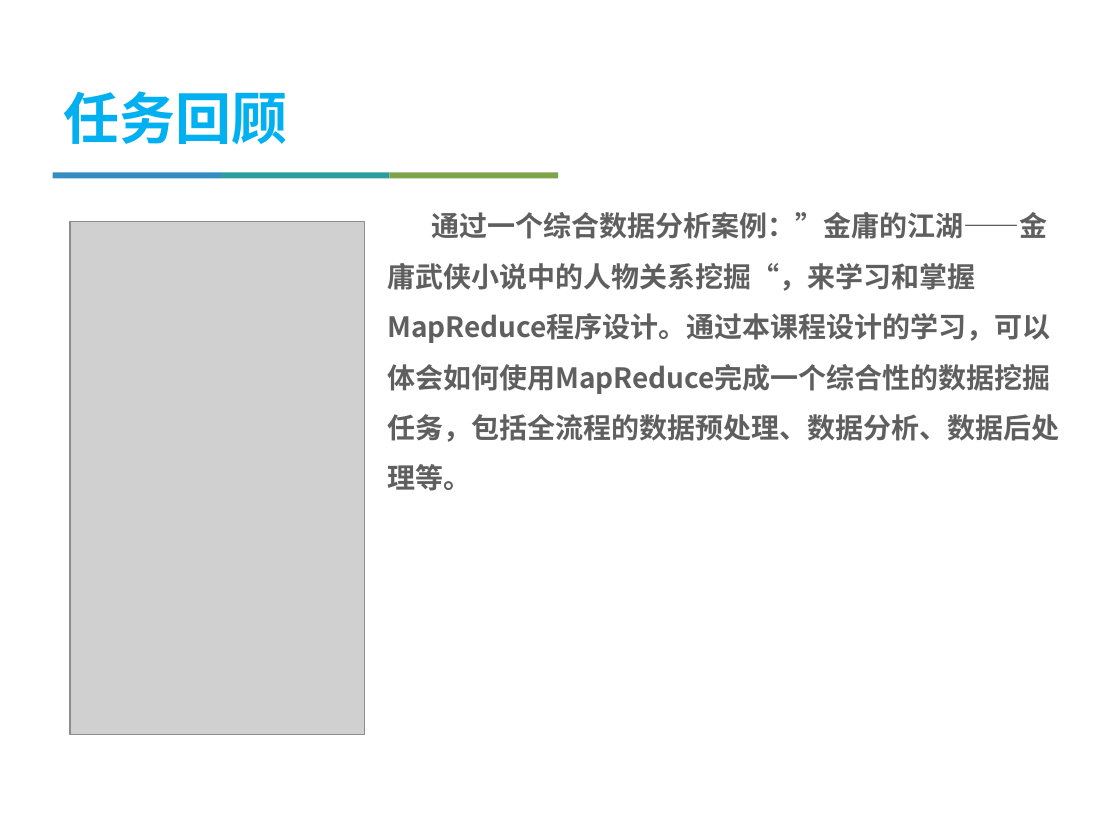
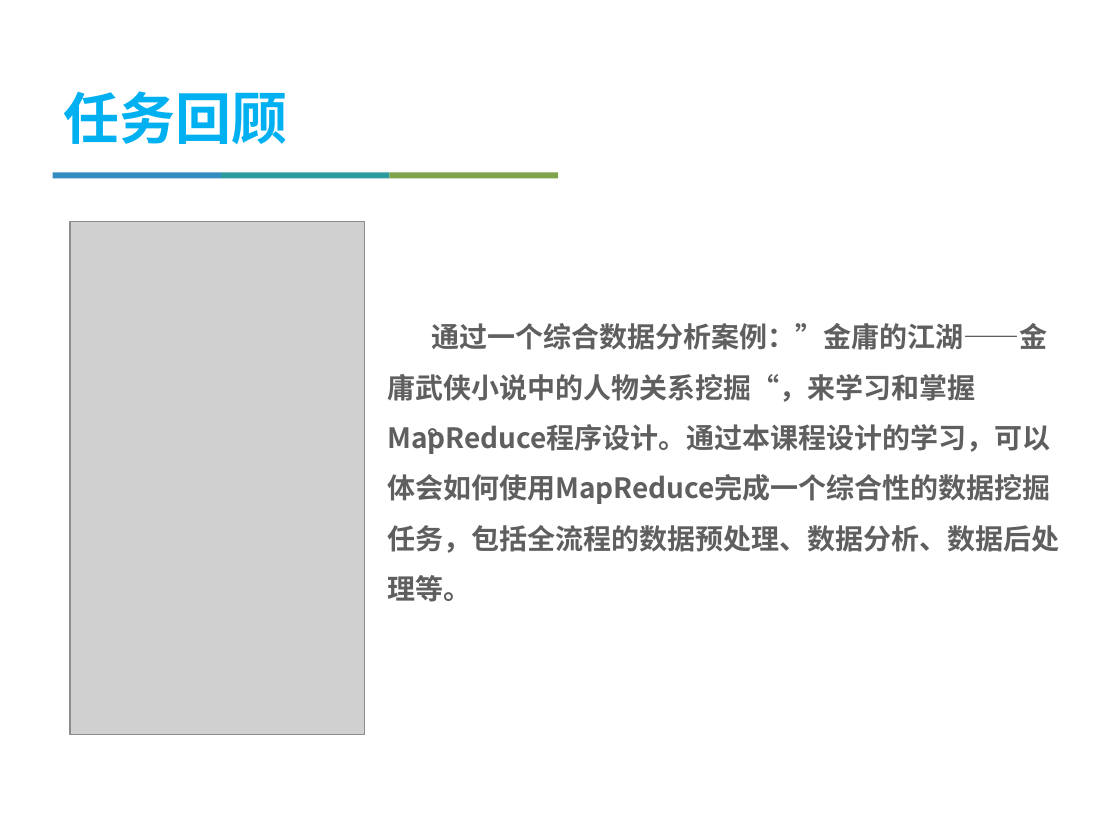
Before and after one commit to jiyizheng/bigdata, a slide deck: slide 2 of mp.pptx. Drawn at 1120x840 pixels with LibreOffice and Linux fonts; fonts in the diff are those of the drawing; grey boxes stand for pictures; background and template pictures are left out. Boxes give left, top, right and bottom in pixels: in the first picture for what was removed or moved away, otherwise in the second. Text is boxed around its words. In the diff, an @@ line names an element or a change of style, - is before the commit and + after.

```diff
--- a/mp.pptx
+++ b/mp.pptx
@@ text "通过一个综合数据分析案例：”金庸的江湖——金庸武侠小说中的人物关系挖掘“，来学习和掌握MapReduce程序设计。通过本 ..." moved from (x1=387, y1=212, x2=1059, y2=491) to (x1=387, y1=323, x2=1059, y2=602) @@
```
Also in this commit, not shown: 8 other slides changed, 7 slides added, 10 slides removed, 2 other files.
